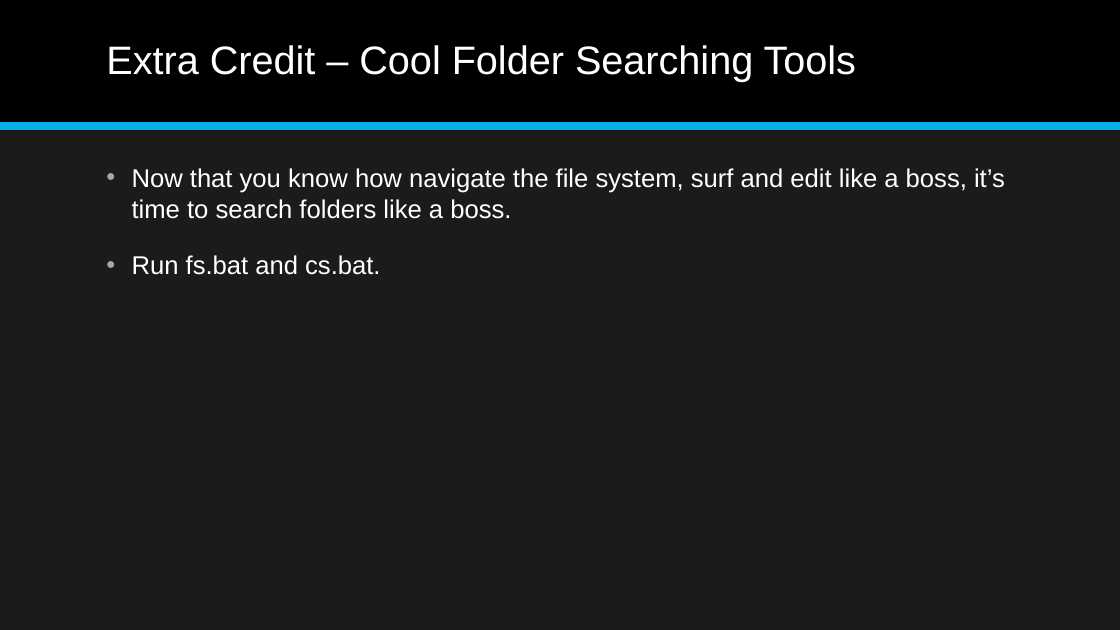
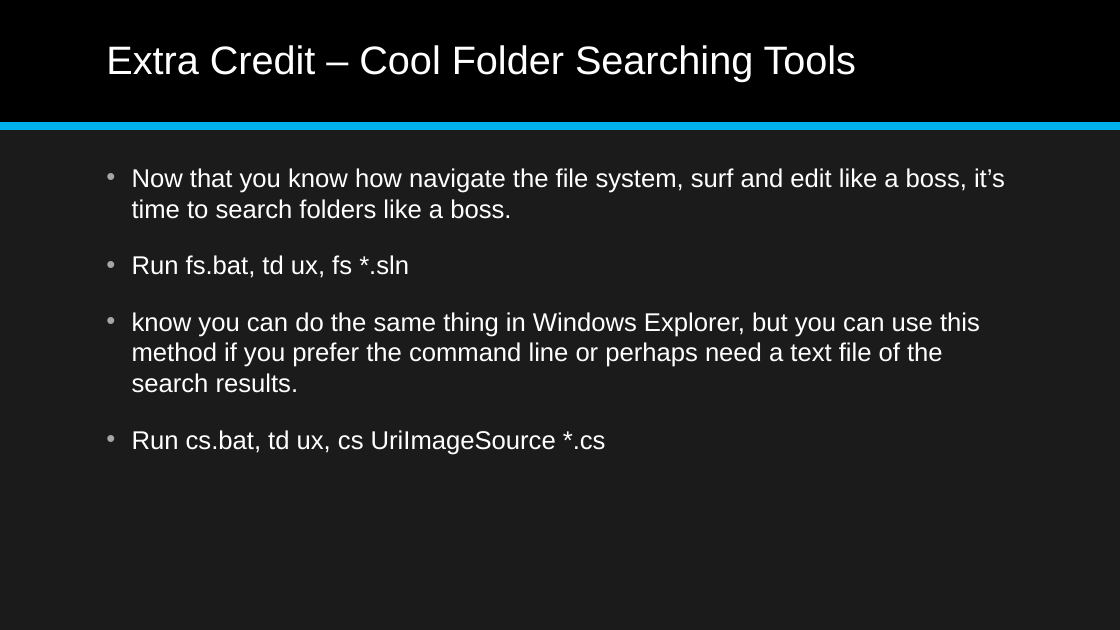
Before and after one commit to jonathan-r-jones/Composable-Batch-Files, a slide deck: slide 19 of Composable Batch File Helper.pptx (slide 22 before the commit). Drawn at 1120x630 pixels with LibreOffice and Linux fonts; fonts in the diff are those of the drawing. Boxes give left, top, right and bottom in pixels: in the first picture for what was removed or moved away, otherwise in the second. Text is boxed around its words. In the diff, an @@ line names an element or a change of style, - is before the commit and + after.

```diff
--- a/Composable Batch File Helper.pptx
+++ b/Composable Batch File Helper.pptx
@@ text at box(132, 255, 980, 455): text changed @@
-• Run fs.bat and cs.bat.
+• Run fs.bat, td ux, fs *.sln
+• know you can do the same thing in Windows Explorer, but you can use this method if you prefer the command line or perhaps need a text file of the search results.
+• Run cs.bat, td ux, cs UriImageSource *.cs
```
Also in this commit, not shown: 4 other slides changed, 3 slides removed, 4 other files.
